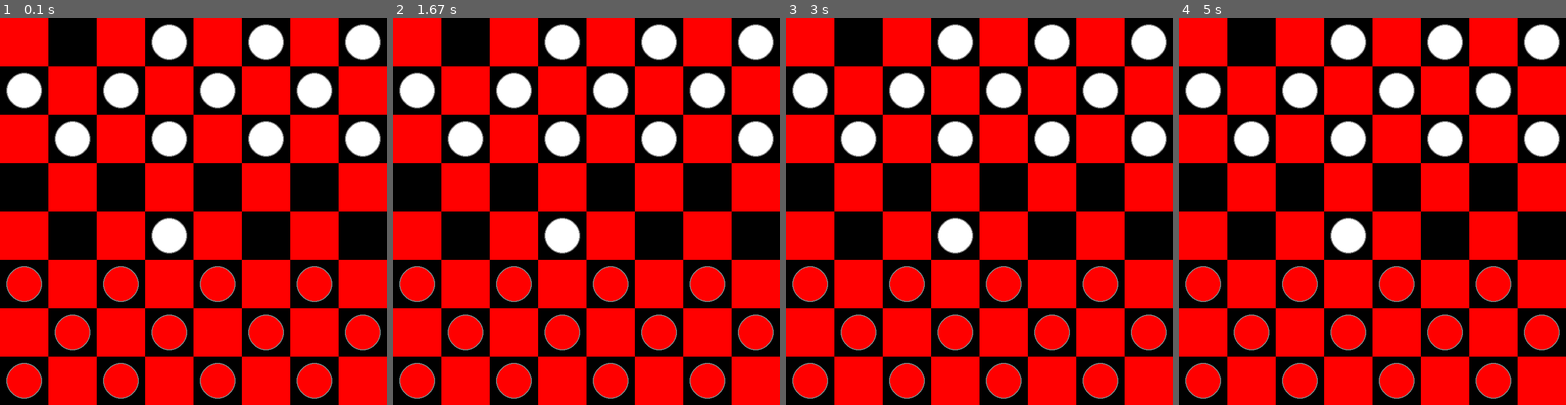
Above: before the commit, frames 1-4 (left to right).
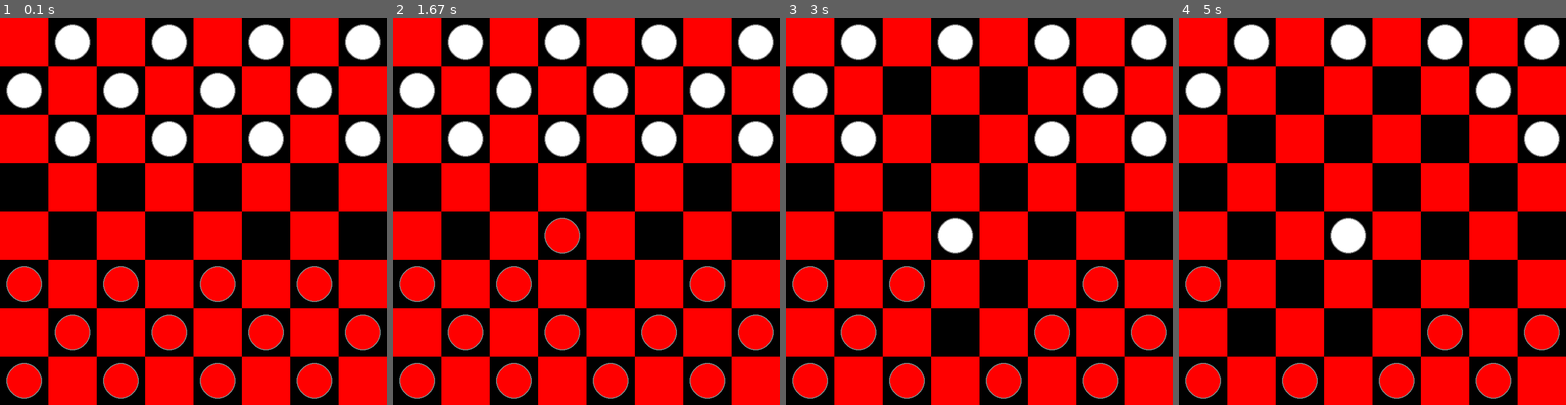
Above: after the commit, the same moments.

Repository: Ionut2213/Checkers_game_using_pygame
Game: pygame game, started from main_app.py
Two runs of this game, one before a commit and one after it. Both use one fixed random seed, a clock stepped at 60 frames per second and the inputs below.
Inputs (mouse positions are in pixels of both pictures, inside the frame that each line leads up to):
- Up to frame 1 (0.1 s): no input
- Up to frame 2 (1.67 s): click (625, 296) at 0.88 s
- Up to frame 3 (3 s): click (987, 79) at 1.72 s; click (960, 312) at 2.05 s; click (967, 145) at 2.38 s; click (917, 83) at 2.72 s
- Up to frame 4 (5 s): click (1453, 141) at 3.38 s; click (1260, 137) at 3.72 s; click (1279, 281) at 4.05 s; click (1511, 300) at 4.38 s; click (1256, 354) at 4.72 s

The runs differ from the first frame. In frame 1, 1.3% of the frame differs, in the area x 14-49%, y 1-61%; in frame 2, 1.9%; in frame 3, 4.0%; in frame 4, 7.3%, in the area x 14-86%, y 1-86%.

Commit message:
in the main file we create a function thats makes the moves based on the mouse input

Diff:
--- a/main_app.py
+++ b/main_app.py
@@ -6,7 +6,7 @@
 FPS = 60
 
 # import the checkers file in the main file
-from checkers.constants import WIDTH, HEIGHT
+from checkers.constants import WIDTH, HEIGHT, SQUARE_SIZE
 from checkers.board import Board
 
 # Window and caption(name of the app)
@@ -14,7 +14,11 @@
 pygame.display.set_caption("Checkers")
 
 
-
+def get_row_cel_from_mouse(pos):
+    x, y = pos
+    row = y // SQUARE_SIZE
+    col = x // SQUARE_SIZE
+    return row, col
 
 
 def main():
@@ -23,8 +27,6 @@
     board = Board()
 
 
-    piece = board.get_piece(0, 1)
-    board.move(piece, 4, 3)
 
     while run:
         clock.tick(FPS)
@@ -34,7 +36,10 @@
                 run = False
 
             if event.type == pygame.MOUSEBUTTONDOWN:
-                pass
+                pos = pygame.mouse.get_pos()
+                row, col = get_row_cel_from_mouse(pos)
+                piece = board.get_piece(row, col)
+                board.move(piece, 4, 3)
 
 
         board.draw(WIN)
